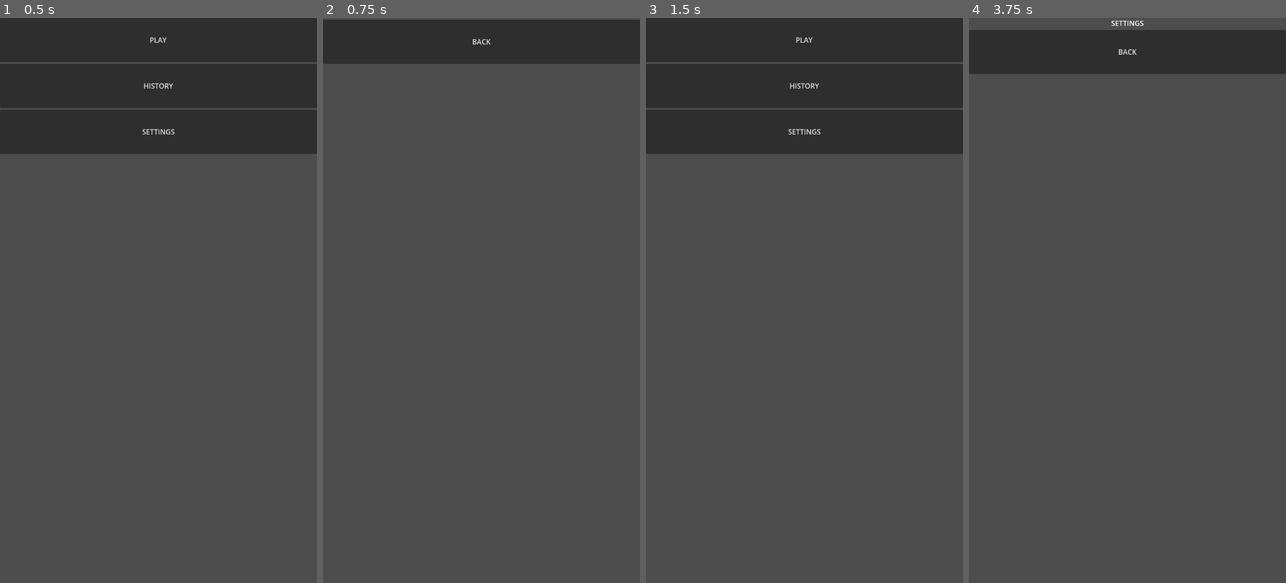
Above: before the commit, frames 1-4 (left to right).
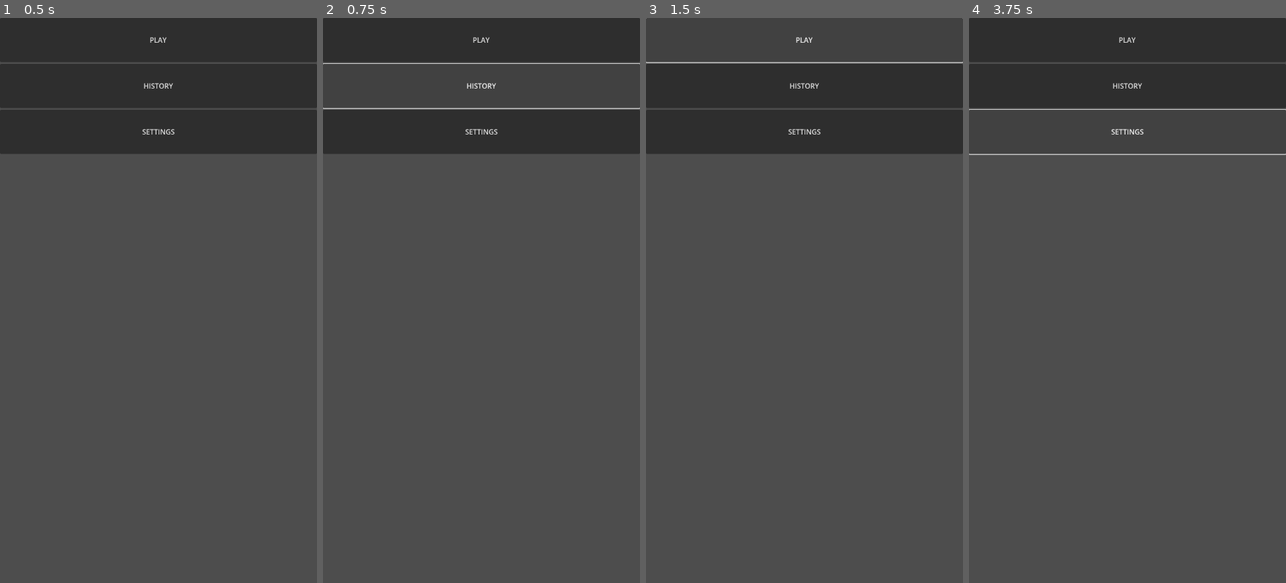
Above: after the commit, the same moments.

Repository: BreadCrowns/dailyWordSearchGodot
Game: Godot game, scene res://scenes/Main.tscn
Same seed, same stepped clock (60 frames per second), same inputs: the game is played once before the commit and once after it. This scene is started directly instead of the project's main scene.
Inputs (mouse positions are in pixels of both pictures, inside the frame that each line leads up to):
- Up to frame 1 (0.5 s): no input
- Up to frame 2 (0.75 s): click "HISTORY" at 0.5 s
- Up to frame 3 (1.5 s): click (804, 40) at 1.25 s, where only the run before the commit has a clickable "BACK"
- Up to frame 4 (3.75 s): click "HISTORY" at 2 s; click (1127, 40) at 2.75 s, where only the run after the commit has a clickable "PLAY"; click "SETTINGS" at 3.5 s

Frame 1 is identical in both runs. In frame 2, 8.6% of the frame differs, in the area x 0-100%, y 0-24%; in frame 3, 0.3%; in frame 4, 8.7%, in the area x 0-100%, y 0-25%.
Error after the commit: Parse Error: The member "Theme" shadows a native class. (res://scripts/PuzzleScreen.gd:3)

Commit message:
Apply fixed fonts and palette via Theme config

Diff:
--- a/dailywordsearch/scripts/HistoryScreen.gd
+++ b/dailywordsearch/scripts/HistoryScreen.gd
@@ -1,11 +1,23 @@
 extends Control
+
+const Theme = preload("res://scripts/Theme.gd")
 
 @onready var back_button = $VBoxContainer/BackButton
 @onready var history_list = $VBoxContainer/ScrollContainer/HistoryList
 
 func _ready():
+        _add_background()
         back_button.pressed.connect(_on_back_pressed)
+        back_button.add_theme_color_override("font_color", Theme.LETTER_COLOR)
         load_history()
+
+func _add_background():
+        var bg = ColorRect.new()
+        bg.anchor_right = 1
+        bg.anchor_bottom = 1
+        bg.color = Theme.BG_COLOR
+        add_child(bg)
+        move_child(bg, 0)
 
 func load_history():
         for child in history_list.get_children():
@@ -22,6 +34,7 @@
                                 var date = entry.get("date", "")
                                 var count = entry.get("solved_words", []).size()
                                 label.text = "%s - %d words" % [date, count]
+                                label.add_theme_color_override("font_color", Theme.LETTER_COLOR)
                                 history_list.add_child(label)
 
 func _on_back_pressed():
--- a/dailywordsearch/scripts/MainMenu.gd
+++ b/dailywordsearch/scripts/MainMenu.gd
@@ -1,13 +1,26 @@
 extends Control
+
+const Theme = preload("res://scripts/Theme.gd")
 
 @onready var play_button = $VBoxContainer/PlayButton
 @onready var history_button = $VBoxContainer/HistoryButton
 @onready var settings_button = $VBoxContainer/SettingsButton
 
 func _ready():
+        _add_background()
         play_button.pressed.connect(_on_play_pressed)
         history_button.pressed.connect(_on_history_pressed)
         settings_button.pressed.connect(_on_settings_pressed)
+        for btn in [play_button, history_button, settings_button]:
+                btn.add_theme_color_override("font_color", Theme.LETTER_COLOR)
+
+func _add_background():
+        var bg = ColorRect.new()
+        bg.anchor_right = 1
+        bg.anchor_bottom = 1
+        bg.color = Theme.BG_COLOR
+        add_child(bg)
+        move_child(bg, 0)
 
 func _on_play_pressed():
                 var puzzle_scene = preload("res://scenes/PuzzleScreen.tscn").instantiate()
--- a/dailywordsearch/scripts/PuzzleScreen.gd
+++ b/dailywordsearch/scripts/PuzzleScreen.gd
@@ -1,4 +1,6 @@
 extends Control
+
+const Theme = preload("res://scripts/Theme.gd")
 
 # Node references for the grid, word labels, and dynamic line container
 @onready var grid = $MarginContainer/VBoxContainer/MarginContainer/AspectRatioContainer/GridContainer
@@ -39,126 +41,39 @@
 var dragging: bool = false
 var active_line: Line2D = null
 
-# Font and palette handling
-var fonts: Array = []
-var title_font_index: int = 0
-var grid_font_index: int = 0
-var word_font_index: int = 0
-
-var palettes: Array = []
-var palette_index: int = 0
+# Appearance configuration
 var bg_rect: ColorRect
 
 func _init_background():
         bg_rect = ColorRect.new()
         bg_rect.anchor_right = 1
         bg_rect.anchor_bottom = 1
-        bg_rect.color = Color.BLACK
+        bg_rect.color = Theme.BG_COLOR
         add_child(bg_rect)
         move_child(bg_rect, 0)
 
-func _init_fonts():
-        var dir = DirAccess.open("res://fonts")
-        if dir:
-                dir.list_dir_begin()
-                var file = dir.get_next()
-                while file != "":
-                        if not dir.current_is_dir() and file.get_extension().to_lower() in ["ttf", "otf", "fnt"]:
-                                fonts.append("res://fonts/" + file)
-                        file = dir.get_next()
-                dir.list_dir_end()
-        fonts.sort()
-
-func _init_palettes():
-        palettes = [
-                {"name": "Vibrant", "bg": Color(0.2,0.2,0.6), "letter": Color.WHITE, "line": Color(1,0.4,0.4)},
-                {"name": "Sunset", "bg": Color(1,0.8,0.6), "letter": Color(0.2,0.1,0.1), "line": Color(0.9,0.3,0.2)},
-                {"name": "Forest", "bg": Color(0.1,0.2,0.1), "letter": Color(0.8,1,0.8), "line": Color(0.3,0.6,0.3)},
-                {"name": "Ocean", "bg": Color(0.1,0.3,0.5), "letter": Color(0.9,0.9,1), "line": Color(0.2,0.7,0.9)},
-                {"name": "Monochrome", "bg": Color(0.15,0.15,0.15), "letter": Color(0.9,0.9,0.9), "line": Color(0.6,0.6,0.6)},
-                {"name": "Pastel", "bg": Color(0.9,0.9,1), "letter": Color(0.3,0.3,0.4), "line": Color(0.6,0.5,0.9)},
-                {"name": "Cyberpunk", "bg": Color(0.1,0.0,0.2), "letter": Color(1,0.2,0.8), "line": Color(0.2,1,0.8)},
-                {"name": "Earthy", "bg": Color(0.4,0.3,0.2), "letter": Color(0.95,0.9,0.8), "line": Color(0.6,0.5,0.4)},
-                {"name": "Vintage", "bg": Color(0.6,0.5,0.4), "letter": Color(0.1,0.1,0.1), "line": Color(0.4,0.3,0.2)},
-                {"name": "Midnight", "bg": Color(0.05,0.05,0.1), "letter": Color(0.8,0.8,1), "line": Color(0.4,0.4,0.8)}
-        ]
-
-func _apply_palette():
-        if palettes.is_empty():
-                return
-        var p = palettes[palette_index]
-        bg_rect.color = p["bg"]
-        title_label.add_theme_color_override("font_color", p["letter"])
+func _apply_colors():
+        title_label.add_theme_color_override("font_color", Theme.LETTER_COLOR)
         for child in grid.get_children():
                 if child is Label:
-                        child.add_theme_color_override("font_color", p["letter"])
+                        child.add_theme_color_override("font_color", Theme.LETTER_COLOR)
         for label in word_list_col1 + word_list_col2 + [word_label_center]:
                 if label.get_theme_color("font_color") != Color.GREEN:
-                        label.add_theme_color_override("font_color", p["letter"])
+                        label.add_theme_color_override("font_color", Theme.LETTER_COLOR)
         for line in line_layer.get_children():
                 if line is Line2D:
-                        line.default_color = p["line"]
-                        line.modulate = p["line"]
-        print("Palette: %s" % p.get("name", str(palette_index)))
+                        line.default_color = Theme.LINE_COLOR
+                        line.modulate = Theme.LINE_COLOR
 
 func _apply_title_font():
-        if fonts.is_empty():
-                return
-        var path = fonts[title_font_index]
-        title_label.add_theme_font_override("font", load(path))
-        print("Title font: %s" % path)
-
-func _apply_grid_font():
-        if fonts.is_empty():
-                return
-        var path = fonts[grid_font_index]
-        for child in grid.get_children():
-                if child is Label:
-                        child.add_theme_font_override("font", load(path))
-        print("Grid font: %s" % path)
-
-func _apply_word_font():
-        if fonts.is_empty():
-                return
-        var path = fonts[word_font_index]
-        for label in word_list_col1 + word_list_col2 + [word_label_center]:
-                label.add_theme_font_override("font", load(path))
-        print("Word bank font: %s" % path)
-
-func _cycle_title_font():
-        if fonts.is_empty():
-                return
-        title_font_index = (title_font_index + 1) % fonts.size()
-        _apply_title_font()
-        _print_status()
-
-func _cycle_grid_font():
-        if fonts.is_empty():
-                return
-        grid_font_index = (grid_font_index + 1) % fonts.size()
-        _apply_grid_font()
-        _print_status()
-
-func _cycle_word_font():
-        if fonts.is_empty():
-                return
-        word_font_index = (word_font_index + 1) % fonts.size()
-        _apply_word_font()
-        _print_status()
-
-func _cycle_palette():
-        if palettes.is_empty():
-                return
-        palette_index = (palette_index + 1) % palettes.size()
-        _apply_palette()
-        _print_status()
-
-func _print_status():
-        var t_font = fonts[title_font_index] if not fonts.is_empty() else ""
-        var g_font = fonts[grid_font_index] if not fonts.is_empty() else ""
-        var w_font = fonts[word_font_index] if not fonts.is_empty() else ""
-        var p_name = palettes[palette_index].get("name", str(palette_index)) if not palettes.is_empty() else ""
-        print("Title font: %s | Grid font: %s | Word font: %s | Palette: %s" % [t_font, g_font, w_font, p_name])
+        title_label.add_theme_font_override("font", load(Theme.TITLE_FONT_PATH))
+
+func _apply_grid_font_to_child(child):
+        if child is Label:
+                child.add_theme_font_override("font", load(Theme.GRID_FONT_PATH))
+
+func _apply_word_font_to_label(label):
+        label.add_theme_font_override("font", load(Theme.WORD_FONT_PATH))
 
 
 # Initialization
@@ -169,11 +84,8 @@
         puzzle_date = Time.get_date_string_from_system()
 
         _init_background()
-        _init_fonts()
-        _init_palettes()
         _apply_title_font()
-        _apply_palette()
-        _print_status()
+        _apply_colors()
 
         request_puzzle(puzzle_date)
         set_process_input(true)
@@ -202,7 +114,7 @@
                         words = data.get("words", words)
         generate_grid()
         load_words()
-        _print_status()
+        _apply_colors()
 
 # Generate the letter grid from the predefined string
 func generate_grid():
@@ -226,9 +138,8 @@
                         label.size_flags_vertical = Control.SIZE_EXPAND_FILL
                         label.custom_minimum_size = Vector2(48, 48)
                         label.add_theme_font_size_override("font_size", 24)
-                        if not fonts.is_empty():
-                                label.add_theme_font_override("font", load(fonts[grid_font_index]))
-                        label.add_theme_color_override("font_color", palettes[palette_index]["letter"] if not palettes.is_empty() else Color.WHITE)
+                        _apply_grid_font_to_child(label)
+                        label.add_theme_color_override("font_color", Theme.LETTER_COLOR)
                         label.set_meta("grid_pos", Vector2i(x, y))
                         grid.add_child(label)
 
@@ -236,38 +147,24 @@
 func load_words():
         for i in range(min(5, words.size())):
                 word_list_col1[i].text = words[i].to_upper()
-                word_list_col1[i].add_theme_color_override("font_color", palettes[palette_index]["letter"] if not palettes.is_empty() else Color.WHITE)
+                word_list_col1[i].add_theme_color_override("font_color", Theme.LETTER_COLOR)
                 word_list_col1[i].add_theme_font_size_override("font_size", 30)
-                if not fonts.is_empty():
-                        word_list_col1[i].add_theme_font_override("font", load(fonts[word_font_index]))
+                _apply_word_font_to_label(word_list_col1[i])
         for i in range(5, min(10, words.size())):
                 word_list_col2[i - 5].text = words[i].to_upper()
-                word_list_col2[i - 5].add_theme_color_override("font_color", palettes[palette_index]["letter"] if not palettes.is_empty() else Color.WHITE)
+                word_list_col2[i - 5].add_theme_color_override("font_color", Theme.LETTER_COLOR)
                 word_list_col2[i - 5].add_theme_font_size_override("font_size", 30)
-                if not fonts.is_empty():
-                        word_list_col2[i - 5].add_theme_font_override("font", load(fonts[word_font_index]))
+                _apply_word_font_to_label(word_list_col2[i - 5])
         if words.size() > 10:
                 word_label_center.text = "?????"
         else:
                 word_label_center.text = ""
-        word_label_center.add_theme_color_override("font_color", palettes[palette_index]["letter"] if not palettes.is_empty() else Color.WHITE)
+        word_label_center.add_theme_color_override("font_color", Theme.LETTER_COLOR)
         word_label_center.add_theme_font_size_override("font_size", 30)
-        if not fonts.is_empty():
-                word_label_center.add_theme_font_override("font", load(fonts[word_font_index]))
+        _apply_word_font_to_label(word_label_center)
 
 # Input handling
 func _input(event):
-        if event is InputEventKey and event.pressed and not event.echo:
-                match event.keycode:
-                        KEY_T:
-                                _cycle_title_font()
-                        KEY_G:
-                                _cycle_grid_font()
-                        KEY_W:
-                                _cycle_word_font()
-                        KEY_P:
-                                _cycle_palette()
-                return
         if event is InputEventScreenTouch or event is InputEventMouseButton:
                 if event.pressed:
                         if not is_point_inside_grid(event.position):
@@ -277,7 +174,7 @@
                         dragging = true
                         active_line = Line2D.new()
                         active_line.width = 30
-                        active_line.default_color = palettes[palette_index]["line"] if not palettes.is_empty() else Color.WHITE
+                        active_line.default_color = Theme.LINE_COLOR
                         active_line.begin_cap_mode = Line2D.LINE_CAP_ROUND
                         active_line.end_cap_mode = Line2D.LINE_CAP_ROUND
                         line_layer.add_child(active_line)
--- a/dailywordsearch/scripts/SettingsScreen.gd
+++ b/dailywordsearch/scripts/SettingsScreen.gd
@@ -1,9 +1,23 @@
 extends Control
 
+const Theme = preload("res://scripts/Theme.gd")
+
 @onready var back_button = $VBoxContainer/BackButton
+@onready var title_label = $VBoxContainer/Label
 
 func _ready():
+        _add_background()
         back_button.pressed.connect(_on_back_pressed)
+        back_button.add_theme_color_override("font_color", Theme.LETTER_COLOR)
+        title_label.add_theme_color_override("font_color", Theme.LETTER_COLOR)
+
+func _add_background():
+        var bg = ColorRect.new()
+        bg.anchor_right = 1
+        bg.anchor_bottom = 1
+        bg.color = Theme.BG_COLOR
+        add_child(bg)
+        move_child(bg, 0)
 
 func _on_back_pressed():
         var scene = load("res://scenes/MainMenu.tscn")
--- /dev/null
+++ b/dailywordsearch/scripts/Theme.gd
@@ -0,0 +1,13 @@
+extends Node
+
+class_name ThemeConfig
+
+# Font paths
+const TITLE_FONT_PATH := "res://fonts/Roboto-Light.ttf"
+const GRID_FONT_PATH := "res://fonts/Roboto-Bold.ttf"
+const WORD_FONT_PATH := "res://fonts/Roboto-Light.ttf"
+
+# Color palette
+const BG_COLOR := Color(239.0 / 255.0, 251.0 / 255.0, 249.0 / 255.0)
+const LETTER_COLOR := Color(38.0 / 255.0, 70.0 / 255.0, 83.0 / 255.0)
+const LINE_COLOR := Color(243.0 / 255.0, 155.0 / 255.0, 83.0 / 255.0)
